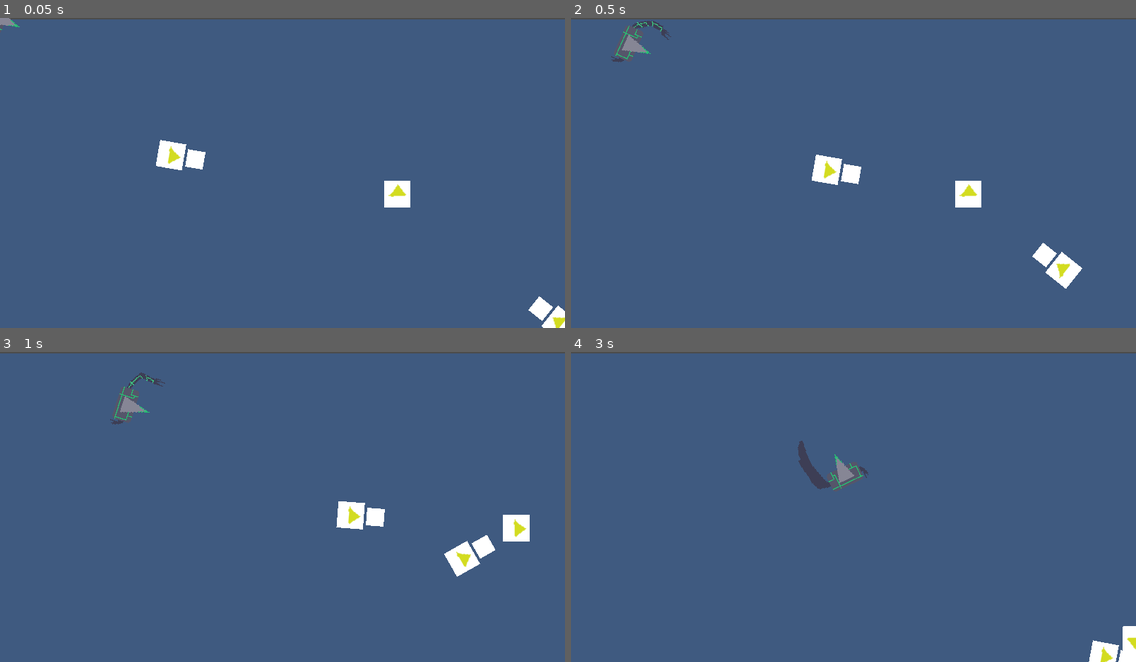
Above: before the commit, frames 1-4 (two rows, left to right).
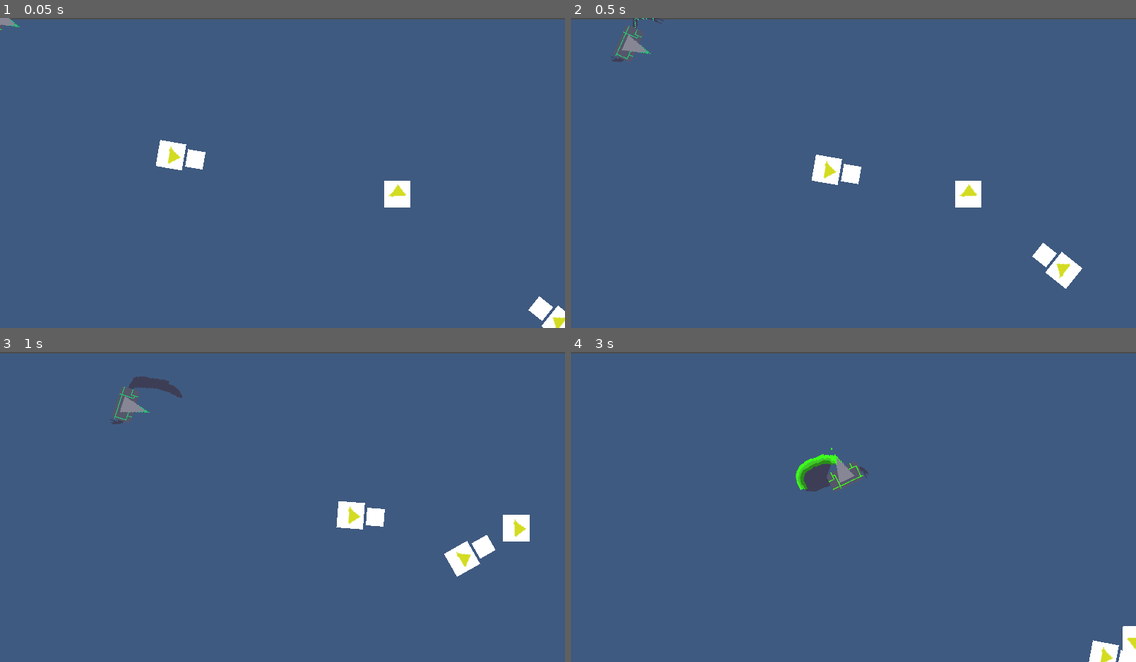
Above: after the commit, the same moments.

Repository: zliebowitz/ld54
Game: Godot game, scene res://Assets/Scenes/Screen.tscn
Same seed, same stepped clock (60 frames per second), same inputs: the game is played once before the commit and once after it.
Inputs:
- Up to frame 1 (0.05 s): no input
- Up to frame 2 (0.5 s): no input
- Up to frame 3 (1 s): hold Right (ui_right) from 0.53 s (still down)
- Up to frame 4 (3 s): release Right (ui_right) at 1.28 s; hold Down (ui_down) 1.28-2.03 s; hold Right (ui_right) 2.03-2.78 s; hold Up (ui_up) from 2.78 s (still down)

Frame 1 is identical in both runs. In frame 2, 0.1% of the frame differs, in the area x 10-18%, y 0-8%; in frame 3, 0.3%; in frame 4, 0.6%, in the area x 39-52%, y 28-45%.

Commit message:
Moved Tearer assets to a sub folder, and added the attack animation.

Diff:
--- /dev/null
+++ b/game/Assets/Graphics/Enemies/Tearer/TearerFrames.tres
@@ -0,0 +1,34 @@
+[gd_resource type="SpriteFrames" load_steps=20 format=2]
+
+[ext_resource path="res://Assets/Graphics/Enemies/Tearer/Tearer2.png" type="Texture" id=1]
+[ext_resource path="res://Assets/Graphics/Enemies/Tearer/Tearer3.png" type="Texture" id=2]
+[ext_resource path="res://Assets/Graphics/Enemies/Tearer/Tearer1.png" type="Texture" id=3]
+[ext_resource path="res://Assets/Graphics/Enemies/Tearer/Tearer8.png" type="Texture" id=4]
+[ext_resource path="res://Assets/Graphics/Enemies/Tearer/Tearer4.png" type="Texture" id=5]
+[ext_resource path="res://Assets/Graphics/Enemies/Tearer/Tearer5.png" type="Texture" id=6]
+[ext_resource path="res://Assets/Graphics/Enemies/Tearer/Tearer9.png" type="Texture" id=7]
+[ext_resource path="res://Assets/Graphics/Enemies/Tearer/Tearer7.png" type="Texture" id=8]
+[ext_resource path="res://Assets/Graphics/Enemies/Tearer/Tearer6.png" type="Texture" id=9]
+[ext_resource path="res://Assets/Graphics/Enemies/Tearer/TearerAttack4.png" type="Texture" id=10]
+[ext_resource path="res://Assets/Graphics/Enemies/Tearer/TearerAttack5.png" type="Texture" id=11]
+[ext_resource path="res://Assets/Graphics/Enemies/Tearer/TearerAttack6.png" type="Texture" id=12]
+[ext_resource path="res://Assets/Graphics/Enemies/Tearer/TearerAttack1.png" type="Texture" id=13]
+[ext_resource path="res://Assets/Graphics/Enemies/Tearer/TearerAttack7.png" type="Texture" id=14]
+[ext_resource path="res://Assets/Graphics/Enemies/Tearer/TearerAttack2.png" type="Texture" id=15]
+[ext_resource path="res://Assets/Graphics/Enemies/Tearer/TearerAttack8.png" type="Texture" id=16]
+[ext_resource path="res://Assets/Graphics/Enemies/Tearer/TearerAttack9.png" type="Texture" id=17]
+[ext_resource path="res://Assets/Graphics/Enemies/Tearer/TearerAttack10.png" type="Texture" id=18]
+[ext_resource path="res://Assets/Graphics/Enemies/Tearer/TearerAttack3.png" type="Texture" id=19]
+
+[resource]
+animations = [ {
+"frames": [ ExtResource( 13 ), ExtResource( 15 ), ExtResource( 19 ), ExtResource( 10 ), ExtResource( 11 ), ExtResource( 12 ), ExtResource( 14 ), ExtResource( 16 ), ExtResource( 17 ), ExtResource( 18 ) ],
+"loop": true,
+"name": "attack",
+"speed": 5.0
+}, {
+"frames": [ ExtResource( 3 ), ExtResource( 1 ), ExtResource( 2 ), ExtResource( 5 ), ExtResource( 6 ), ExtResource( 9 ), ExtResource( 8 ), ExtResource( 4 ), ExtResource( 7 ) ],
+"loop": true,
+"name": "default",
+"speed": 20.0
+} ]
--- a/game/Assets/Graphics/Enemies/TearerFrames.tres
+++ /dev/null
@@ -1,19 +0,0 @@
-[gd_resource type="SpriteFrames" load_steps=10 format=2]
-
-[ext_resource path="res://Assets/Graphics/Enemies/Tearer2.png" type="Texture" id=1]
-[ext_resource path="res://Assets/Graphics/Enemies/Tearer3.png" type="Texture" id=2]
-[ext_resource path="res://Assets/Graphics/Enemies/Tearer1.png" type="Texture" id=3]
-[ext_resource path="res://Assets/Graphics/Enemies/Tearer8.png" type="Texture" id=4]
-[ext_resource path="res://Assets/Graphics/Enemies/Tearer4.png" type="Texture" id=5]
-[ext_resource path="res://Assets/Graphics/Enemies/Tearer5.png" type="Texture" id=6]
-[ext_resource path="res://Assets/Graphics/Enemies/Tearer9.png" type="Texture" id=7]
-[ext_resource path="res://Assets/Graphics/Enemies/Tearer7.png" type="Texture" id=8]
-[ext_resource path="res://Assets/Graphics/Enemies/Tearer6.png" type="Texture" id=9]
-
-[resource]
-animations = [ {
-"frames": [ ExtResource( 3 ), ExtResource( 1 ), ExtResource( 2 ), ExtResource( 5 ), ExtResource( 6 ), ExtResource( 9 ), ExtResource( 8 ), ExtResource( 4 ), ExtResource( 7 ) ],
-"loop": true,
-"name": "default",
-"speed": 20.0
-} ]
--- a/game/Assets/Scenes/EnemyTearer.tscn
+++ b/game/Assets/Scenes/EnemyTearer.tscn
@@ -1,7 +1,7 @@
 [gd_scene load_steps=4 format=2]
 
 [ext_resource path="res://Assets/Scripts/enemykinematicscutter.gd" type="Script" id=2]
-[ext_resource path="res://Assets/Graphics/Enemies/TearerFrames.tres" type="SpriteFrames" id=3]
+[ext_resource path="res://Assets/Graphics/Enemies/Tearer/TearerFrames.tres" type="SpriteFrames" id=3]
 
 [sub_resource type="RectangleShape2D" id=1]
 extents = Vector2( 15, 15 )
@@ -16,7 +16,8 @@
 
 [node name="AnimatedSprite" type="AnimatedSprite" parent="KinematicBody2D"]
 frames = ExtResource( 3 )
-frame = 5
+animation = "attack"
+frame = 3
 playing = true
 
 [node name="Timer" type="Timer" parent="KinematicBody2D"]
--- a/game/Assets/Scripts/enemykinematicscutter.gd
+++ b/game/Assets/Scripts/enemykinematicscutter.gd
@@ -18,6 +18,7 @@
 	screen_size = get_viewport_rect().size
 	rng.randomize()
 	$Timer.start(2)
+	$AnimatedSprite.play("default")
 
 
 func _physics_process(delta):
@@ -42,6 +43,7 @@
 
 func _on_Timer_timeout():
 	if !charging:
+		$AnimatedSprite.play("attack")
 		charging = true
 		angle = rng.randf_range(0, PI)
 		rotate(0 - angle)
Renamed: game/Assets/Graphics/Enemies/Tearer1.png -> game/Assets/Graphics/Enemies/Tearer/Tearer1.png
Not shown, added: game/Assets/Graphics/Enemies/Tearer/Tearer1.png.import
Renamed: game/Assets/Graphics/Enemies/Tearer2.png -> game/Assets/Graphics/Enemies/Tearer/Tearer2.png
Not shown, added: game/Assets/Graphics/Enemies/Tearer/Tearer2.png.import
Renamed: game/Assets/Graphics/Enemies/Tearer3.png -> game/Assets/Graphics/Enemies/Tearer/Tearer3.png
Not shown, changed: game/Assets/Graphics/Enemies/Tearer/Tearer3.png.import
Renamed: game/Assets/Graphics/Enemies/Tearer4.png -> game/Assets/Graphics/Enemies/Tearer/Tearer4.png
Not shown, added: game/Assets/Graphics/Enemies/Tearer/Tearer4.png.import
Renamed: game/Assets/Graphics/Enemies/Tearer5.png -> game/Assets/Graphics/Enemies/Tearer/Tearer5.png
Not shown, added: game/Assets/Graphics/Enemies/Tearer/Tearer5.png.import
Renamed: game/Assets/Graphics/Enemies/Tearer6.png -> game/Assets/Graphics/Enemies/Tearer/Tearer6.png
Not shown, added: game/Assets/Graphics/Enemies/Tearer/Tearer6.png.import
(and 26 more such lines)
